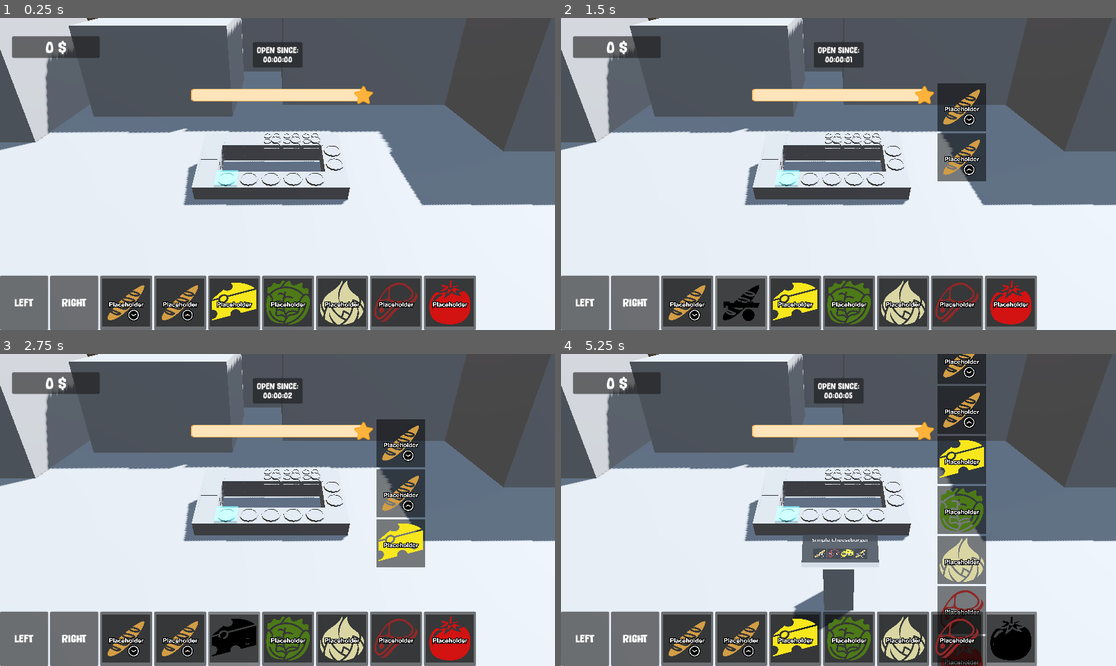
Above: before the commit, frames 1-4 (two rows, left to right).
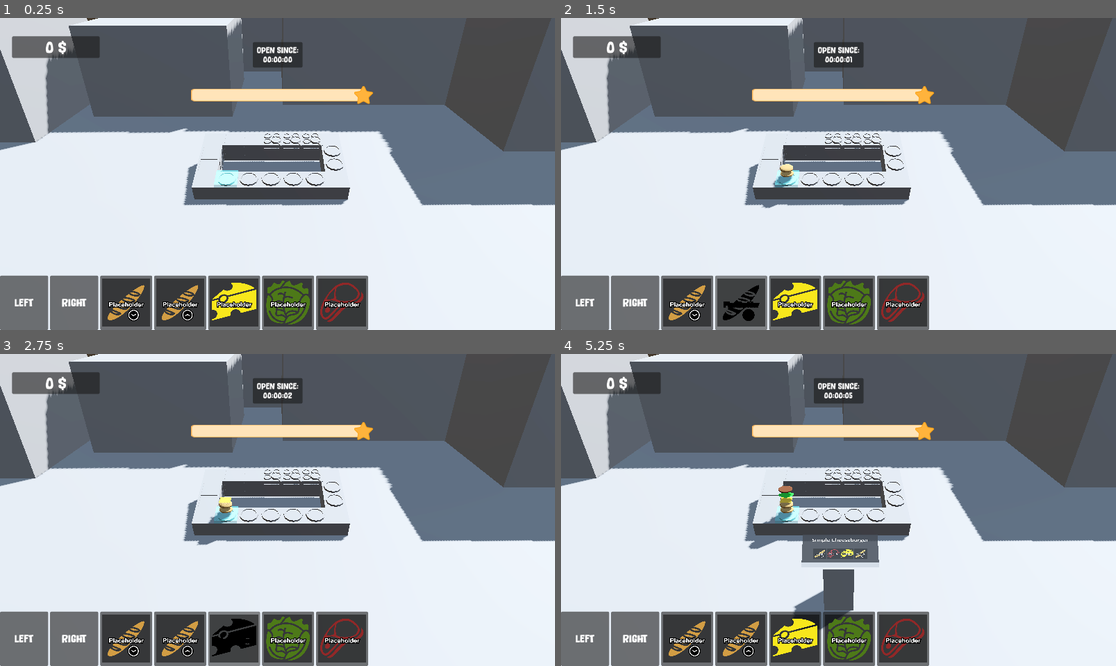
Above: after the commit, the same moments.

Repository: thewasmans/2026-game-jam-burger-truck
Game: Godot game, scene res://scenes/main.tscn
Same seed, same stepped clock (60 frames per second), same inputs: the game is played once before the commit and once after it.
Inputs (mouse positions are in pixels of both pictures, inside the frame that each line leads up to):
- Up to frame 1 (0.25 s): no input
- Up to frame 2 (1.5 s): click (688, 301) at 0.52 s; click (738, 301) at 1.27 s
- Up to frame 3 (2.75 s): click (233, 637) at 2.02 s
- Up to frame 4 (5.25 s): click (849, 637) at 2.77 s; click (905, 637) at 3.52 s; click (955, 637) at 4.27 s; click (1010, 637) at 5.02 s

The runs differ from the first frame. In frame 1, 3.8% of the frame differs, in the area x 57-86%, y 82-100%; in frame 2, 6.7%; in frame 3, 8.1%; in frame 4, 11%, in the area x 33-86%, y 0-100%.

Commit message:
Add visual 3D preparingburger

Diff:
--- a/contents/prefabs/ui/game_ui.tscn
+++ b/contents/prefabs/ui/game_ui.tscn
@@ -6,7 +6,7 @@
 [ext_resource type="Theme" uid="uid://cvnnsdpuxjgqj" path="res://contents/ui/ingredients_theme.tres" id="3_uuvj8"]
 [ext_resource type="PackedScene" uid="uid://b8q3ynq5ni8tq" path="res://contents/prefabs/ui/buy_menu_ui.tscn" id="5_ytt4t"]
 
-[node name="GameUI" type="Control" unique_id=149232493 node_paths=PackedStringArray("reputation_slider", "container_buttons_ingredients", "container_ingredients_current_burger", "money_label", "button_left", "button_right")]
+[node name="GameUI" type="Control" unique_id=149232493 node_paths=PackedStringArray("reputation_slider", "container_buttons_ingredients", "money_label", "button_left", "button_right")]
 layout_mode = 3
 anchors_preset = 15
 anchor_right = 1.0
@@ -17,7 +17,6 @@
 script = ExtResource("1_84on6")
 reputation_slider = NodePath("HSlider")
 container_buttons_ingredients = NodePath("HBoxIngredientsButtons")
-container_ingredients_current_burger = NodePath("IngredientsCurrentBurger")
 money_label = NodePath("Money/PanelContainer/Label")
 theme_ingredients = ExtResource("3_uuvj8")
 button_left = NodePath("HBoxIngredientsButtons/ButtonLeft")
@@ -68,20 +67,6 @@
 max_value = 10.0
 value = 10.0
 
-[node name="IngredientsCurrentBurger" type="VBoxContainer" parent="." unique_id=265625374]
-layout_mode = 1
-anchors_preset = 6
-anchor_left = 1.0
-anchor_top = 0.5
-anchor_right = 1.0
-anchor_bottom = 0.5
-offset_left = -370.075
-offset_top = -189.0
-offset_right = -270.075
-offset_bottom = 189.0
-grow_horizontal = 0
-grow_vertical = 2
-
 [node name="HBoxIngredientsButtons" type="HBoxContainer" parent="." unique_id=1966454403]
 layout_mode = 1
 anchors_preset = 12
--- a/scenes/main.tscn
+++ b/scenes/main.tscn
@@ -20,9 +20,7 @@
 [ext_resource type="Resource" uid="uid://bglklru7boruo" path="res://data/ingredients/bun_top.tres" id="15_og1vs"]
 [ext_resource type="Resource" uid="uid://cswgje7b0i4vs" path="res://data/ingredients/cheese.tres" id="16_2wyq8"]
 [ext_resource type="Resource" uid="uid://c12ckpkly0n7a" path="res://data/ingredients/lettuce.tres" id="17_vxglm"]
-[ext_resource type="Resource" uid="uid://22nbf2njf608" path="res://data/ingredients/onion.tres" id="18_2f3dj"]
 [ext_resource type="Resource" uid="uid://da52klgb8iem0" path="res://data/ingredients/steak.tres" id="19_yq6so"]
-[ext_resource type="Resource" uid="uid://byemthqhebahh" path="res://data/ingredients/tomato.tres" id="20_fv21b"]
 [ext_resource type="PackedScene" uid="uid://nv67orp1v886" path="res://scenes/selector.tscn" id="22_y6deb"]
 
 [sub_resource type="StandardMaterial3D" id="StandardMaterial3D_0wfyh"]
@@ -55,7 +53,7 @@
 game_ui = NodePath("GameUI")
 spawner = NodePath("Level/EnemySpawner")
 burgers_data = Array[ExtResource("2_jkv2x")]([ExtResource("3_jbj1t"), ExtResource("4_muem4"), ExtResource("5_dp3eg"), ExtResource("6_0ld40"), ExtResource("7_gqmmt"), ExtResource("8_yc10j"), ExtResource("9_jscy8"), ExtResource("10_pm3ni"), ExtResource("11_y6deb"), ExtResource("12_og1vs")])
-ingredients_data = Array[ExtResource("13_pm3ni")]([ExtResource("14_y6deb"), ExtResource("15_og1vs"), ExtResource("16_2wyq8"), ExtResource("17_vxglm"), ExtResource("18_2f3dj"), ExtResource("19_yq6so"), ExtResource("20_fv21b")])
+ingredients_data = Array[ExtResource("13_pm3ni")]([ExtResource("14_y6deb"), ExtResource("15_og1vs"), ExtResource("16_2wyq8"), ExtResource("17_vxglm"), ExtResource("19_yq6so")])
 anchor_plates = [NodePath("Level/Kitchen/AnchorPlate/AnchorPlate01"), NodePath("Level/Kitchen/AnchorPlate/AnchorPlate02"), NodePath("Level/Kitchen/AnchorPlate/AnchorPlate03"), NodePath("Level/Kitchen/AnchorPlate/AnchorPlate04"), NodePath("Level/Kitchen/AnchorPlate/AnchorPlate05")]
 plate_selector = NodePath("Level/Selector")
 
--- a/scripts/main.gd
+++ b/scripts/main.gd
@@ -8,6 +8,13 @@
 
 	func _init(anchor:Node3D) -> void:
 		_anchor = anchor
+
+	func add_ingredient(ingredient:Ingredient):
+		var instance: Node3D = ingredient.model_3d.instantiate()
+		_ingredients.append(ingredient)
+		instance.position += Vector3.UP * _ingredients.size() * .25
+		instance.scale = Vector3.ONE * .25
+		_anchor.add_child(instance)
 
 @export var snack_truck: SnackTruck
 @export var game_ui: GameUI
@@ -61,12 +68,7 @@
 func create_burger(ingredient:Ingredient):
 	_current_burger.append(ingredient)
 	game_ui.add_ingredient(ingredient)
-	return
-	if _clients.size() > 0:
-		var client: Enemy = _clients.front()
-		if client:
-			if client.give_food():
-				_clients.pop_front()
+	current_plate.add_ingredient(ingredient)
 
 func plate_selected_changed(side:int):
 	_current_index_plate = clamp( _current_index_plate + side, 0, anchor_plates.size() - 1)
--- a/scripts/ui/game_ui.gd
+++ b/scripts/ui/game_ui.gd
@@ -6,7 +6,6 @@
 
 @export var reputation_slider: HSlider
 @export var container_buttons_ingredients:Container
-@export var container_ingredients_current_burger:Container
 @export var money_label:Label
 @export var theme_ingredients:Theme
 @export var button_left:Button
@@ -35,7 +34,6 @@
 	ingredient_texture.texture = ingredient.icon
 	ingredient_texture.expand_mode = TextureRect.EXPAND_IGNORE_SIZE
 	ingredient_texture.custom_minimum_size = Vector2(100, 100)
-	container_ingredients_current_burger.add_child(ingredient_texture)
 
 func set_money_value(value:int):
 	money_label.text = str(value) + "$"
